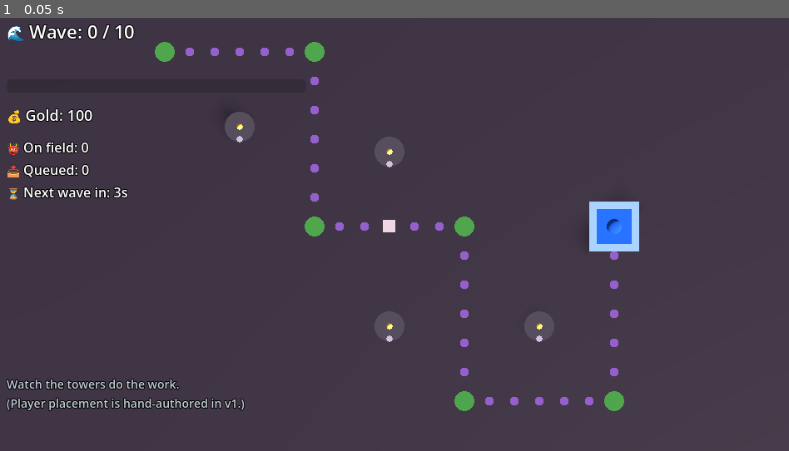
Above: before the commit, frame 1.
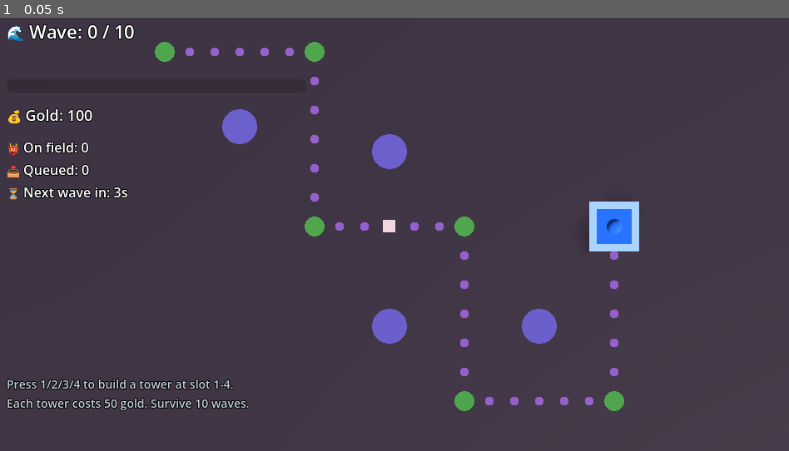
Above: after the commit, the same moment.

Repository: kamwoh/yume
Game: Godot game, scene res://scenes/towerdef3d.tscn
The game is run twice, just before and just after one commit, with the same random seed, the same clock (stepped at 60 frames per second) and the same inputs. This scene is started directly instead of the project's main scene.
Inputs:
- Up to frame 1 (0.05 s): no input

The runs differ from the first frame. In frame 1, 2.0% of the frame differs, in the area x 0-71%, y 21-91%.

Commit message:
TowerDef3D: player can build towers (press 1-4)
User asked "how do I play?" — v1 was observational only. Now you build.

Mechanics (all JSON):
- 4 visual ghost slot markers at strategic positions (large purple discs)
- Press number keys 1-4 → builds a tower at slot 1-4 if gold ≥ 50 and
  slot empty
- Costs 50 gold per tower; starting gold = 100 (so 2 builds upfront,
  then earn from kills for more)
- Each build rule despawns the corresponding ghost marker

Engine: NO changes. Composes from existing primitives:
- Input trigger + state.gold + state.slot_X_built guards
- spawn effect for tower; remove effect for ghost
- state_add for gold, state_set for slot flag

Project.godot: added build_1..build_4 input actions on keys 1-4.
Scene tscn: added build_1..build_4 to input_actions_press.

Tests: 3 new scenarios pin the build mechanic:
- build_tower_at_slot_1 — basic build works
- build_blocked_when_no_gold — gold gate works
- build_blocked_at_same_slot — slot_built guard prevents double-build

22/22 scenarios pass.

Co-Authored-By: Claude Opus 4.7 (1M context) <noreply@anthropic.com>

Diff:
--- a/archetypes/core/templates/godot/data/demo_towerdef3d/entities/player.json
+++ b/archetypes/core/templates/godot/data/demo_towerdef3d/entities/player.json
@@ -7,7 +7,11 @@
       "properties": {},
       "state_init": {
         "gold": 100,
-        "score": 0
+        "score": 0,
+        "slot_1_built": 0,
+        "slot_2_built": 0,
+        "slot_3_built": 0,
+        "slot_4_built": 0
       },
       "visual": {"hidden": true}
     }
--- /dev/null
+++ b/archetypes/core/templates/godot/data/demo_towerdef3d/entities/slot_ghost.json
@@ -0,0 +1,15 @@
+{
+  "_comment": "Ghost marker showing where a tower can be built. Translucent ring on the floor. Removed by build rules when the corresponding numeric key is pressed.",
+  "definitions": [
+    {
+      "id": "slot_ghost",
+      "tags": ["slot_ghost", "decor"],
+      "properties": {},
+      "state_init": {},
+      "visual": {
+        "mesh": "slot_ghost_mesh",
+        "params": {"glow": "#5050a0"}
+      }
+    }
+  ]
+}
--- a/archetypes/core/templates/godot/data/demo_towerdef3d/entities/zz_instances.json
+++ b/archetypes/core/templates/godot/data/demo_towerdef3d/entities/zz_instances.json
@@ -44,11 +44,11 @@
     {"_": "The base — last node on the path. Enemies that contact it deal 1 damage and despawn.",
      "def": "base", "id": "base_1", "position": [9, 0, 0]},
 
-    {"_": "Towers — placed along the path bends for coverage.",
-     "def": "tower_basic", "id": "tower_a", "position": [-6, 0, -4]},
-    {"def": "tower_basic", "id": "tower_b", "position": [0, 0, -3]},
-    {"def": "tower_basic", "id": "tower_c", "position": [6, 0, 4]},
-    {"def": "tower_basic", "id": "tower_d", "position": [0, 0, 4]}
+    {"_": "Build slots — ghost markers showing where the player can place towers. Press 1/2/3/4 to build a tower at the corresponding slot. Each tower costs 50 gold.",
+     "def": "slot_ghost", "id": "ghost_1", "position": [-6, 0, -4]},
+    {"def": "slot_ghost", "id": "ghost_2", "position": [0, 0, -3]},
+    {"def": "slot_ghost", "id": "ghost_3", "position": [6, 0, 4]},
+    {"def": "slot_ghost", "id": "ghost_4", "position": [0, 0, 4]}
   ],
 
   "initial_relations": []
--- a/archetypes/core/templates/godot/data/demo_towerdef3d/hud.json
+++ b/archetypes/core/templates/godot/data/demo_towerdef3d/hud.json
@@ -20,7 +20,7 @@
     }
   ],
 
-  "controls_hint": "Watch the towers do the work.\n(Player placement is hand-authored in v1.)",
+  "controls_hint": "Press 1/2/3/4 to build a tower at slot 1-4.\nEach tower costs 50 gold. Survive 10 waves.",
 
   "win":  {"binds": "wave_clock.wave", "op": ">=", "value": 11,
            "message": "🏆 SECTOR HELD 🏆\nAll waves repelled."},
--- a/archetypes/core/templates/godot/data/demo_towerdef3d/tests.json
+++ b/archetypes/core/templates/godot/data/demo_towerdef3d/tests.json
@@ -20,13 +20,64 @@
 
     {
       "name": "wave_progression_after_long_run",
-      "_": "After 244 ticks (~24s), verify activity has happened: gold > 100 (kills granted gold) AND base took damage (enemies leaked) — ONE of these proves cascade integrity even though waves may not have fully advanced (depends on tower coverage vs path leakage).",
+      "_": "After 244 ticks (~24s) with NO towers built, all wave 1 enemies leak to base. base.hp should have dropped by at least 3 (full wave 1 leak).",
       "setup": {},
       "actions": [],
       "ticks": 244,
       "assertions": [
+        {"type": "entity_field", "select": "by_id", "id": "base_1",
+         "field": "state.hp", "op": "<", "value": 8}
+      ]
+    },
+
+    {
+      "name": "build_tower_at_slot_1",
+      "_": "Press 1 (build_1) on tick 1 → tower_1 spawns at slot 1, ghost_1 removed, gold -=50.",
+      "setup": {},
+      "actions": [{"tick": 1, "input": "build_1"}],
+      "ticks": 3,
+      "assertions": [
         {"type": "entity_field", "select": "by_id", "id": "player",
-         "field": "state.gold", "op": ">", "value": 100}
+         "field": "state.gold", "op": "==", "value": 50},
+        {"type": "entity_field", "select": "by_id", "id": "player",
+         "field": "state.slot_1_built", "op": "==", "value": 1},
+        {"type": "entity_count", "query": {"tags_all": ["tower"]},
+         "op": "==", "value": 1},
+        {"type": "entity_count", "query": {"tags_all": ["slot_ghost"]},
+         "op": "==", "value": 3}
+      ]
+    },
+
+    {
+      "name": "build_blocked_when_no_gold",
+      "_": "Set player gold to 30 (< 50). Pressing build_1 should do nothing — query gold_gte 50 fails.",
+      "setup": {
+        "entity_state": {"player": {"gold": 30}}
+      },
+      "actions": [{"tick": 1, "input": "build_1"}],
+      "ticks": 3,
+      "assertions": [
+        {"type": "entity_count", "query": {"tags_all": ["tower"]},
+         "op": "==", "value": 0},
+        {"type": "entity_field", "select": "by_id", "id": "player",
+         "field": "state.gold", "op": "==", "value": 30}
+      ]
+    },
+
+    {
+      "name": "build_blocked_at_same_slot",
+      "_": "Build slot 1 twice in a row. Second press should fail: slot already built.",
+      "setup": {},
+      "actions": [
+        {"tick": 1, "input": "build_1"},
+        {"tick": 2, "input": "build_1"}
+      ],
+      "ticks": 4,
+      "assertions": [
+        {"type": "entity_count", "query": {"tags_all": ["tower"]},
+         "op": "==", "value": 1},
+        {"type": "entity_field", "select": "by_id", "id": "player",
+         "field": "state.gold", "op": "==", "value": 50}
       ]
     },
 
@@ -62,12 +113,12 @@
 
     {
       "name": "tower_fires_when_enemy_in_range",
-      "_": "Place enemy 3m from tower_a at (-6, 0, -4) — range 6. After 5 ticks, tower has fired and enemy took at least 1 damage.",
+      "_": "Manually spawn a tower at (-6, 0, -4) and an enemy 3m away. After 5 ticks, tower has fired and enemy took at least 1 damage. Towers are no longer pre-placed (player builds them now).",
       "setup": {
-        "entity_state": {
-          "tower_a": {"cooldown": -1.0}
-        },
         "spawn": [
+          {"def": "tower_basic", "id": "test_tower",
+           "position": [-6, 0, -4],
+           "state": {"cooldown": -1.0}},
           {"def": "enemy_grunt", "id": "rogue_enemy",
            "position": [-6, 0, -1],
            "state": {"velocity": [0, 0, 0], "hp": 99}}
@@ -78,21 +129,15 @@
       "assertions": [
         {"type": "entity_field", "select": "by_id", "id": "rogue_enemy",
          "field": "state.hp", "op": "<", "value": 99},
-        {"type": "entity_field", "select": "by_id", "id": "tower_a",
+        {"type": "entity_field", "select": "by_id", "id": "test_tower",
          "field": "state.cooldown", "op": ">", "value": 0.0}
       ]
     },
 
     {
       "name": "enemy_takes_damage_from_projectile",
-      "_": "Place a projectile right next to an enemy (radius 0.6). After 2 ticks, projectile gone, enemy.hp reduced. Set tower cooldown high so towers don't auto-fire and contaminate the projectile count.",
+      "_": "Place a projectile right next to an enemy (radius 0.6). After 2 ticks, projectile gone, enemy.hp reduced. No towers pre-placed in v1.5, so no contamination.",
       "setup": {
-        "entity_state": {
-          "tower_a": {"cooldown": 99},
-          "tower_b": {"cooldown": 99},
-          "tower_c": {"cooldown": 99},
-          "tower_d": {"cooldown": 99}
-        },
         "spawn": [
           {"def": "enemy_grunt", "id": "victim",
            "position": [0, 0, 0], "state": {"velocity": [0, 0, 0]}},
--- a/archetypes/core/templates/godot/data/demo_towerdef3d/world_rules.json
+++ b/archetypes/core/templates/godot/data/demo_towerdef3d/world_rules.json
@@ -43,6 +43,64 @@
         {"type": "state_add", "target": "self", "field": "enemies_to_spawn", "amount": -1},
         {"type": "state_add", "target": "self", "field": "enemies_alive", "amount": 1},
         {"type": "state_set", "target": "self", "field": "spawn_cooldown", "value": 0.4}
+      ]
+    },
+
+    {
+      "_comment": "=== PLAYER BUILDS — press 1/2/3/4 to drop a tower on a ghost slot. Costs 50 gold; only fires once per slot (slot_X_built gates re-build).",
+      "id": "build_slot_1",
+      "trigger": {"type": "input", "action": "build_1"},
+      "query": {"tags_all": ["player"],
+                "state": {"gold_gte": 50, "slot_1_built_lte": 0}},
+      "effect": [
+        {"type": "spawn", "template": "tower_basic",
+         "overrides": {"_forced_id": "tower_1"},
+         "position": [-6, 0, -4]},
+        {"type": "remove", "target": "ghost_1"},
+        {"type": "state_add", "target": "self", "field": "gold", "amount": -50},
+        {"type": "state_set", "target": "self", "field": "slot_1_built", "value": 1}
+      ]
+    },
+    {
+      "id": "build_slot_2",
+      "trigger": {"type": "input", "action": "build_2"},
+      "query": {"tags_all": ["player"],
+                "state": {"gold_gte": 50, "slot_2_built_lte": 0}},
+      "effect": [
+        {"type": "spawn", "template": "tower_basic",
+         "overrides": {"_forced_id": "tower_2"},
+         "position": [0, 0, -3]},
+        {"type": "remove", "target": "ghost_2"},
+        {"type": "state_add", "target": "self", "field": "gold", "amount": -50},
+        {"type": "state_set", "target": "self", "field": "slot_2_built", "value": 1}
+      ]
+    },
+    {
+      "id": "build_slot_3",
+      "trigger": {"type": "input", "action": "build_3"},
+      "query": {"tags_all": ["player"],
+                "state": {"gold_gte": 50, "slot_3_built_lte": 0}},
+      "effect": [
+        {"type": "spawn", "template": "tower_basic",
+         "overrides": {"_forced_id": "tower_3"},
+         "position": [6, 0, 4]},
+        {"type": "remove", "target": "ghost_3"},
+        {"type": "state_add", "target": "self", "field": "gold", "amount": -50},
+        {"type": "state_set", "target": "self", "field": "slot_3_built", "value": 1}
+      ]
+    },
+    {
+      "id": "build_slot_4",
+      "trigger": {"type": "input", "action": "build_4"},
+      "query": {"tags_all": ["player"],
+                "state": {"gold_gte": 50, "slot_4_built_lte": 0}},
+      "effect": [
+        {"type": "spawn", "template": "tower_basic",
+         "overrides": {"_forced_id": "tower_4"},
+         "position": [0, 0, 4]},
+        {"type": "remove", "target": "ghost_4"},
+        {"type": "state_add", "target": "self", "field": "gold", "amount": -50},
+        {"type": "state_set", "target": "self", "field": "slot_4_built", "value": 1}
       ]
     },
 
--- a/archetypes/core/templates/godot/data/meshes.json
+++ b/archetypes/core/templates/godot/data/meshes.json
@@ -162,6 +162,14 @@
         {"op": "cylinder", "pos": [0, 0.02, 0], "radius": 0.18, "height": 0.04, "color": "$track"}
       ],
       "params": {"track": "#7050a0"}
+    },
+
+    "slot_ghost_mesh": {
+      "primitives": [
+        {"op": "cylinder", "pos": [0, 0.04, 0], "radius": 0.7, "height": 0.08, "color": "$glow"},
+        {"op": "cylinder", "pos": [0, 0.05, 0], "radius": 0.5, "height": 0.02, "color": "#101020"}
+      ],
+      "params": {"glow": "#5050a0"}
     }
   }
 }
--- a/archetypes/core/templates/godot/project.godot
+++ b/archetypes/core/templates/godot/project.godot
@@ -64,3 +64,19 @@
 "deadzone": 0.5,
 "events": [Object(InputEventKey,"resource_local_to_scene":false,"resource_name":"","device":-1,"window_id":0,"alt_press …(191 unchanged characters)…
 }
+build_1={
+"deadzone": 0.5,
+"events": [Object(InputEventKey,"resource_local_to_scene":false,"resource_name":"","device":-1,"window_id":0,"alt_pressed":false,"shift_pressed":false,"ctrl_pressed":false,"meta_pressed":false,"pressed":false,"keycode":0,"physical_keycode":49,"key_label":0,"unicode":0,"location":0,"echo":false,"script":null)]
+}
+build_2={
+"deadzone": 0.5,
+"events": [Object(InputEventKey,"resource_local_to_scene":false,"resource_name":"","device":-1,"window_id":0,"alt_pressed":false,"shift_pressed":false,"ctrl_pressed":false,"meta_pressed":false,"pressed":false,"keycode":0,"physical_keycode":50,"key_label":0,"unicode":0,"location":0,"echo":false,"script":null)]
+}
+build_3={
+"deadzone": 0.5,
+"events": [Object(InputEventKey,"resource_local_to_scene":false,"resource_name":"","device":-1,"window_id":0,"alt_pressed":false,"shift_pressed":false,"ctrl_pressed":false,"meta_pressed":false,"pressed":false,"keycode":0,"physical_keycode":51,"key_label":0,"unicode":0,"location":0,"echo":false,"script":null)]
+}
+build_4={
+"deadzone": 0.5,
+"events": [Object(InputEventKey,"resource_local_to_scene":false,"resource_name":"","device":-1,"window_id":0,"alt_pressed":false,"shift_pressed":false,"ctrl_pressed":false,"meta_pressed":false,"pressed":false,"keycode":0,"physical_keycode":52,"key_label":0,"unicode":0,"location":0,"echo":false,"script":null)]
+}
--- a/archetypes/core/templates/godot/scenes/towerdef3d.tscn
+++ b/archetypes/core/templates/godot/scenes/towerdef3d.tscn
@@ -34,7 +34,7 @@
 auto_start = true
 verbose = true
 renderer_script = "res://scripts/renderer_3d/entity_mesh_3d.gd"
-input_actions_press = PackedStringArray()
+input_actions_press = PackedStringArray("build_1", "build_2", "build_3", "build_4")
 input_actions_hold = PackedStringArray()
 stop_action_on_idle = ""
 
